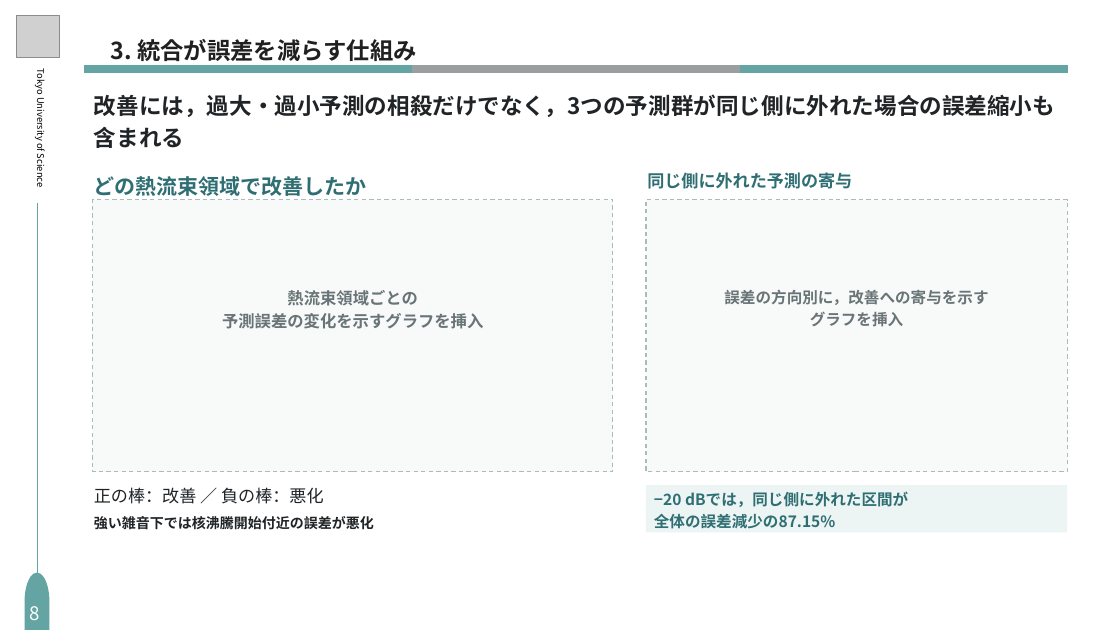
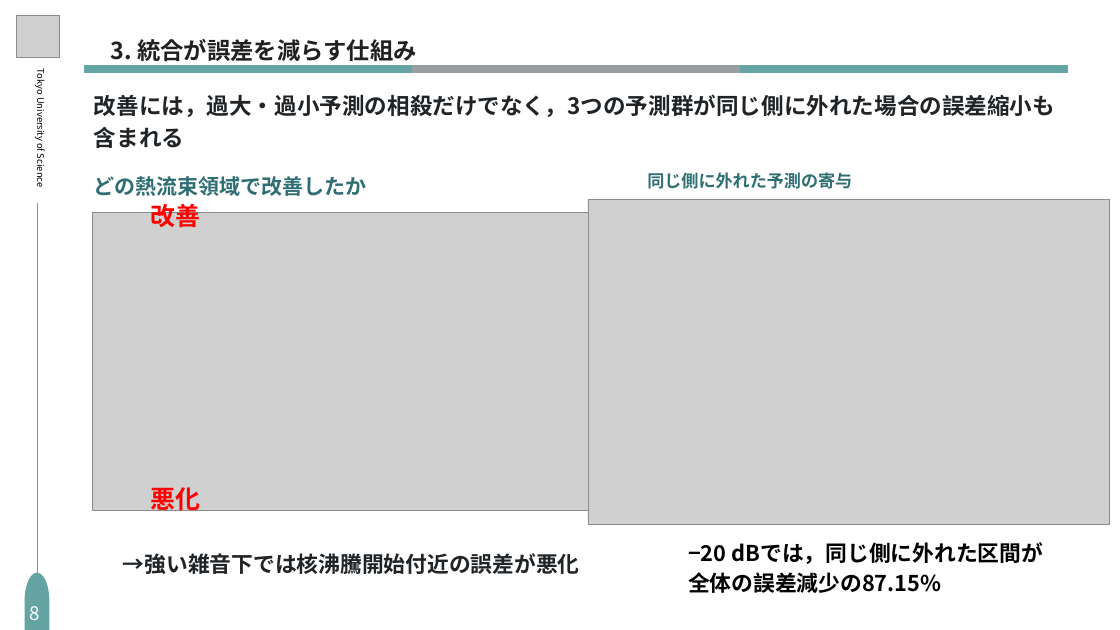
Before and after one commit to S-Riku-tus/university_research, a slide deck: slide 10 of 研究進捗報告/2026/1016（研究進捗報告）/研究進捗_1016_編集用_修正版.pptx (slide 11 before the commit). Drawn at 1120x630 pixels with LibreOffice and Linux fonts; fonts in the diff are those of the drawing; grey boxes stand for pictures. Boxes give left, top, right and bottom in pixels: in the first picture for what was removed or moved away, otherwise in the second. Text is boxed around its words. In the diff, an @@ line names an element or a change of style, - is before the commit and + after.

```diff
--- a/研究進捗報告/2026/1016（研究進捗報告）/研究進捗_1016_編集用_修正版.pptx
+++ b/研究進捗報告/2026/1016（研究進捗報告）/研究進捗_1016_編集用_修正版.pptx
@@ rectangle removed at (x1=92, y1=199, x2=613, y2=472) @@
@@ text added at (x1=151, y1=200, x2=201, y2=232), 32 pt, text #FF0000, bold @@
+改善
@@ picture added at (x1=588, y1=199, x2=1109, y2=525) @@
@@ rectangle removed at (x1=646, y1=199, x2=1067, y2=472) @@
@@ picture added at (x1=92, y1=213, x2=594, y2=511) @@
@@ text removed at (x1=222, y1=290, x2=483, y2=329) @@
-熱流束領域ごとの
-予測誤差の変化を示すグラフを挿入
@@ text removed at (x1=724, y1=290, x2=988, y2=327) @@
-誤差の方向別に，改善への寄与を示す
-グラフを挿入
@@ text removed at (x1=94, y1=487, x2=324, y2=504) @@
-正の棒：改善 ／ 負の棒：悪化
@@ text added at (x1=151, y1=487, x2=201, y2=515), 32 pt, text #FF0000, bold @@
+悪化
@@ rectangle removed at (x1=646, y1=485, x2=1067, y2=533) @@
@@ text at (x1=123, y1=553, x2=580, y2=574): text changed; size 18 to 28 pt @@
-強い雑音下では核沸騰開始付近の誤差が悪化
+→強い雑音下では核沸騰開始付近の誤差が悪化
@@ text "−20 dBでは，同じ側に外れた区間が" moved from (x1=654, y1=491, x2=908, y2=529) to (x1=688, y1=542, x2=1044, y2=593) @@
@@ text "−20 dBでは，同じ側に外れた区間が" at (x1=688, y1=542, x2=1044, y2=593): size 20 to 28 pt, text colour #2F6F73 to #000000 @@
```
Also in this commit, not shown: 10 other slides changed, 1 slide removed.
